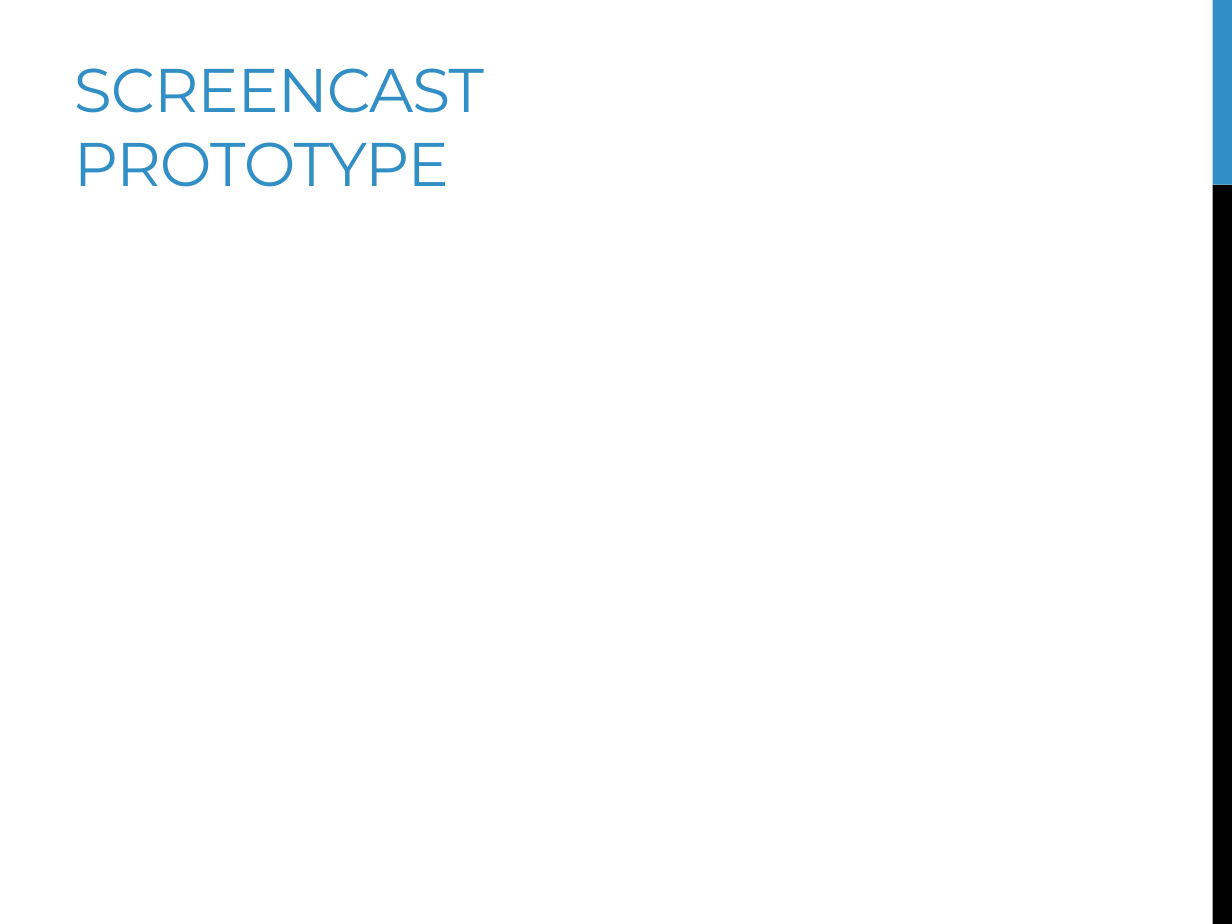
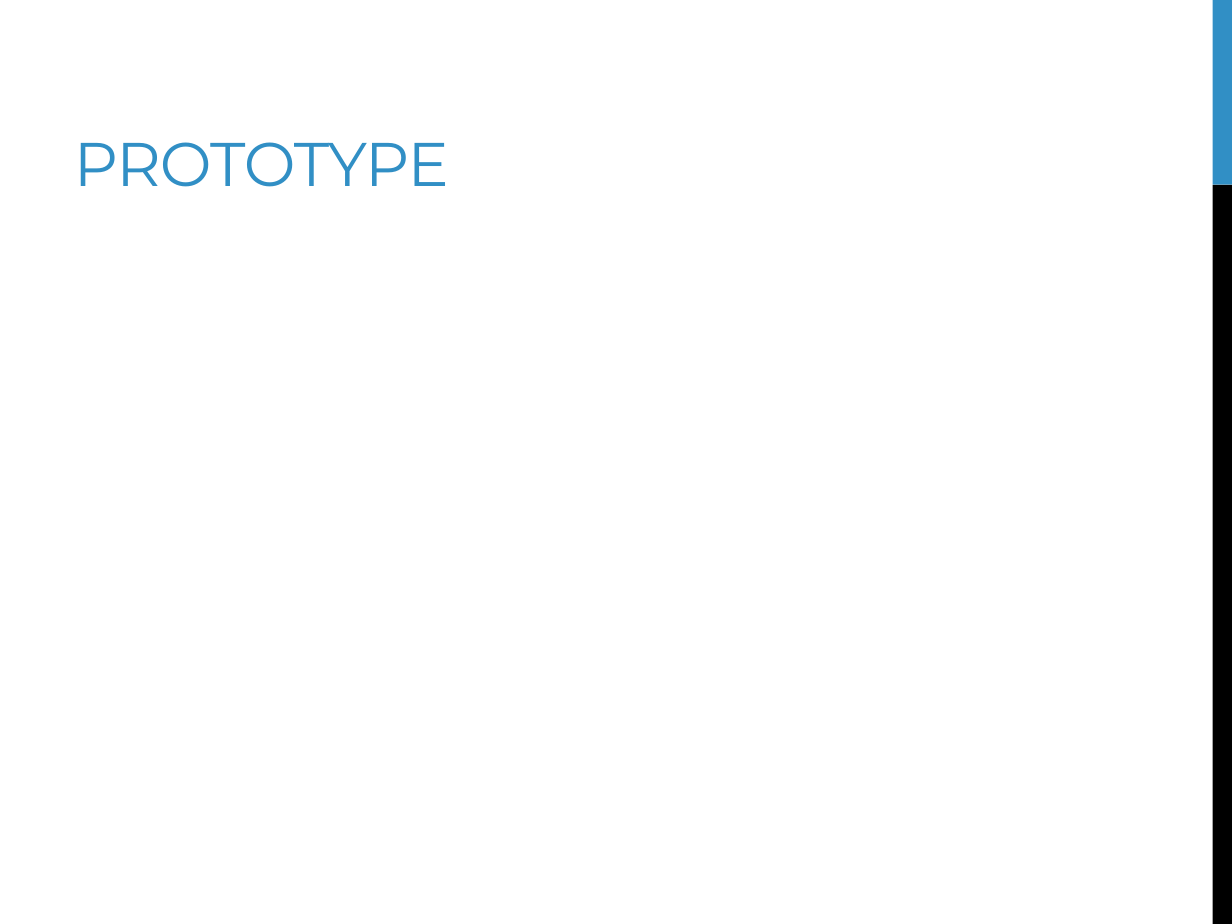
Before and after one commit to hirsp4/ch.bfh.btx8081.w2013.blue, a slide deck: slide 3 of ch.bfh.btx8081.w2013.blue/doc/task14/Case Study 1 - Task 14.pptx. Drawn at 1232x924 pixels with LibreOffice and Linux fonts; fonts in the diff are those of the drawing. Boxes give left, top, right and bottom in pixels: in the first picture for what was removed or moved away, otherwise in the second. Text is boxed around its words. In the diff, an @@ line names an element or a change of style, - is before the commit and + after.

```diff
--- a/ch.bfh.btx8081.w2013.blue/doc/task14/Case Study 1 - Task 14.pptx
+++ b/ch.bfh.btx8081.w2013.blue/doc/task14/Case Study 1 - Task 14.pptx
@@ title at <box>74,142,449,187</box>: text changed @@
-SCREENCAST PROTOTYPE
+PROTOTYPE
```
Also in this commit, not shown: 1 other slide changed.
